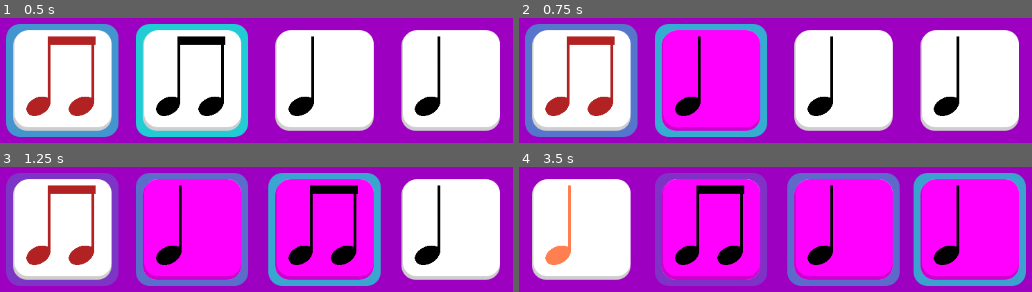
Above: before the commit, frames 1-4 (two rows, left to right).
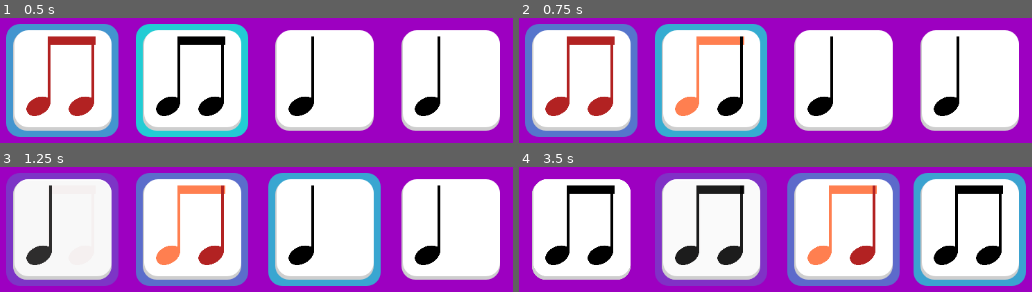
Above: after the commit, the same moments.

Repository: firesmoker/rhythmcards
Game: Godot game, scene res://game.tscn
The game is run twice, just before and just after one commit, with the same random seed, the same clock (stepped at 60 frames per second) and the same inputs.
Inputs:
- Up to frame 1 (0.5 s): no input
- Up to frame 2 (0.75 s): hold Space (play) from 0.53 s (still down)
- Up to frame 3 (1.25 s): keep holding Space (play)
- Up to frame 4 (3.5 s): release Space (play) at 1.28 s; tap Space (play) at 1.35, 2.85 s; hold Space (play) 2.03-2.78 s

Frame 1 is identical in both runs. In frame 2, 15% of the frame differs, in the area x 27-48%, y 9-91%; in frame 3, 33%; in frame 4, 48%, in the area x 2-98%, y 9-91%.

Commit message:
better transitions

Diff:
--- a/scenes/note_card.tscn
+++ b/scenes/note_card.tscn
@@ -66,7 +66,6 @@
 
 [node name="NoteCardDisplay" type="Panel" parent="."]
 visible = false
-modulate = Color(1, 0, 1, 1)
 z_index = 10
 layout_mode = 1
 anchors_preset = 15
@@ -92,24 +91,6 @@
 
 [node name="DisplayTimer" type="Timer" parent="NoteCardDisplay"]
 
-[node name="SelectionPanel" type="Panel" parent="NoteCardDisplay"]
-modulate = Color(0.112037, 0.834811, 0.835308, 1)
-self_modulate = Color(1, 1, 1, 0)
-z_index = -1
-layout_mode = 1
-anchors_preset = 8
-anchor_left = 0.5
-anchor_top = 0.5
-anchor_right = 0.5
-anchor_bottom = 0.5
-offset_left = -82.0
-offset_top = -79.0
-offset_right = 80.0
-offset_bottom = 84.0
-grow_horizontal = 2
-grow_vertical = 2
-theme = ExtResource("1_fmbix")
-
 [node name="3DPanel" type="Panel" parent="NoteCardDisplay"]
 self_modulate = Color(0.80687, 0.80687, 0.80687, 1)
 z_index = -1
--- a/scripts/game.gd
+++ b/scripts/game.gd
@@ -14,7 +14,7 @@
 var time_signature: int = 4
 var number_of_bars: int = 1
 var number_of_beats_in_round: int
-var tempo: float = 60
+var tempo: float = 135
 var round_duration: float
 var elapsed_round_time: float = 0
 var round_num: float:
@@ -50,7 +50,7 @@
 
 func _ready() -> void:
 	construct_dummy_level()
-	one_beat_duration = tempo / 135
+	one_beat_duration = 60 / tempo
 	#print(one_beat_duration)
 	number_of_beats_in_round = time_signature * number_of_bars
 	round_duration = number_of_beats_in_round * one_beat_duration
@@ -91,23 +91,6 @@
 
 func _on_beat_signal(beat_num: int) -> void:
 	print(beat_num)
-#
-#func clear_cards_visuals() -> void:
-	#for card in note_cards:
-		#card.modulate = Color.WHITE
-#
-#func higlight_card(num: int) -> void:
-	#note_cards[num].modulate = Color.BLACK
-#
-#func choose_max_active_card() -> void:
-	#pass
-#
-#func enable_card(card_num: int) -> void:
-	#if card_num in note_cards:
-		#note_cards[card_num].active = true
-	#else:
-		#push_error("no card with num " + str(card_num))
-
 
 func _on_round_changed(round: int) -> void:
 	round_num += 1
--- a/scripts/note.gd
+++ b/scripts/note.gd
@@ -27,6 +27,8 @@
 				texture = first_eigth_image
 			"eigth-second":
 				texture = second_eigth_image
+	else:
+		pass
 
 func pulse(time: float = 0.2) -> void:
 	scale = scale*1.15
--- a/scripts/note_card.gd
+++ b/scripts/note_card.gd
@@ -20,8 +20,8 @@
 var active: bool:
 	set(value):
 		active = value
-		if value == false:
-			start_display_timer()
+		#if value == false:
+			#start_display_timer()
 		#toggle_highlight(value)
 @export var beat_num: int = 1
 var game: Game
@@ -65,6 +65,7 @@
 	return eighth_type
 
 func round_changed_effects(stage_index: int) -> void:
+	display_timer.stop()
 	note_card_display.visible = false
 	if stage_index < game.stage_note_arrays.size():
 		construct_notes_dictionary(extract_beat_notes_from_full_round(game.stage_note_arrays[stage_index]))
@@ -174,18 +175,12 @@
 	pivot_offset.x = 0 + size.x / 2
 	pivot_offset.y = 0 + size.y / 2
 	game = find_parent("Game")
-	if game != null:
+	if game != null and not display_card:
 		game.beat_signal.connect(beat_signal_effects)
 		game.play_signal.connect(play)
-		#game.round_changed.connect(set_note_timings.bind(notes))
 		game.round_changed.connect(round_changed_effects)
-		#game.round_changed.connect(construct_notes_dictionary.bind(notes))
-		#game.round_changed.connect(disable_deactivation_timer)
-		#game.beat_signal.connect(allow_note_activation)
 		game.activate_signal.connect(toggle_by_beat)
 		game.activate_signal.connect(activate_signal_effects)
-	#construct_notes_dictionary(notes)
-	#construct_notes_dictionary(extract_beat_notes_from_full_round(game.stage_note_arrays[0]))
 
 func start_deactivation_timer(round_beat: int,time: float) -> void:
 	if beat_num == round_beat:
@@ -193,8 +188,8 @@
 		await deactivate_timer.timeout
 		deactivate()
 
-func start_display_timer(time: float = 0.7) -> void:
-	display_timer.start(time)
+#func start_display_timer(time: float = game.one_beat_duration) -> void:
+	#display_timer.start(time)
 
 func deactivate() -> void:
 	for note in notes_dictionary:
@@ -212,6 +207,9 @@
 	selection_pulse(round_beat)
 	start_deactivation_timer(round_beat, game.one_beat_duration)
 	toggle_by_beat(round_beat, true)
+	if round_beat == beat_num:
+		transition_to_next_card_visual()
+		#start_display_timer(0.5)
 
 func activate_signal_effects(round_beat: int, verify: bool = true) -> void:
 	if round_beat == beat_num:
@@ -222,11 +220,11 @@
 	if active:
 		for i in range(notes_dictionary.size()):
 			if notes_dictionary[i]["status"] == note_status_types.ACTIVE:
-				if time >= notes_dictionary[i]["timing"] + notes_dictionary[i]["duration"] / 2:
+				if time >= notes_dictionary[i]["timing"] + notes_dictionary[i]["duration"] * 0.8:
 					play_note_by_index(i,true)
 				elif time >= notes_dictionary[i]["timing"]:
 					play_note_by_index(i)
-				elif time < notes_dictionary[i]["timing"] and time > notes_dictionary[i]["timing"] - notes_dictionary[i]["duration"] / 2:
+				elif time < notes_dictionary[i]["timing"] and time > notes_dictionary[i]["timing"] - notes_dictionary[i]["duration"] * 0.8:
 					play_note_by_index(i)
 				elif time > notes_dictionary[i]["timing"] - notes_dictionary[i]["duration"]:
 					play_note_by_index(i, true)
@@ -253,6 +251,7 @@
 			notes_dictionary[note_index + 1]["status"] = note_status_types.ACTIVE
 
 func _process(delta: float) -> void:
+	display_card_fade_in(delta, game.one_beat_duration)
 	selection_panel.self_modulate.a -= 0.01
 	if active:
 		#autoplay(game.elapsed_round_time)
@@ -336,10 +335,15 @@
 			next_notes_dictionary[note]["game_object"].set_note(note_duration)
 		index += 1
 
-func fade_in(time: float) -> void:
-	pass
-
+func display_card_fade_in(delta: float, time: float) -> void:
+	note_card_display.modulate.a += delta / time
+
+func transition_to_next_card_visual() -> void:
+	set_next_display_notes_visibility()
+	note_card_display.modulate.a = -2
+	note_card_display.visible = true
 
 func _on_display_timer_timeout() -> void:
 	set_next_display_notes_visibility()
+	note_card_display.modulate.a = 0
 	note_card_display.visible = true
